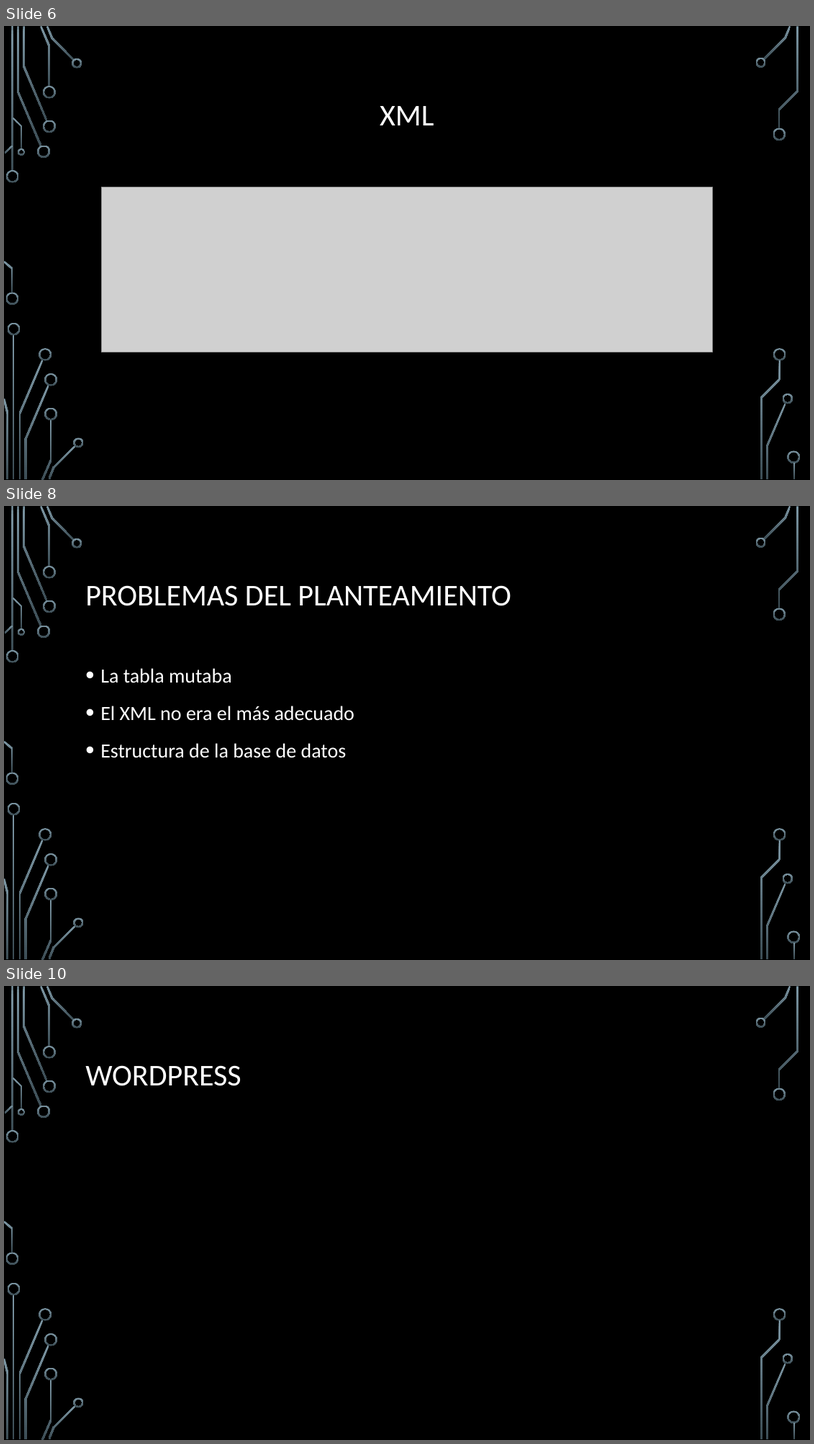
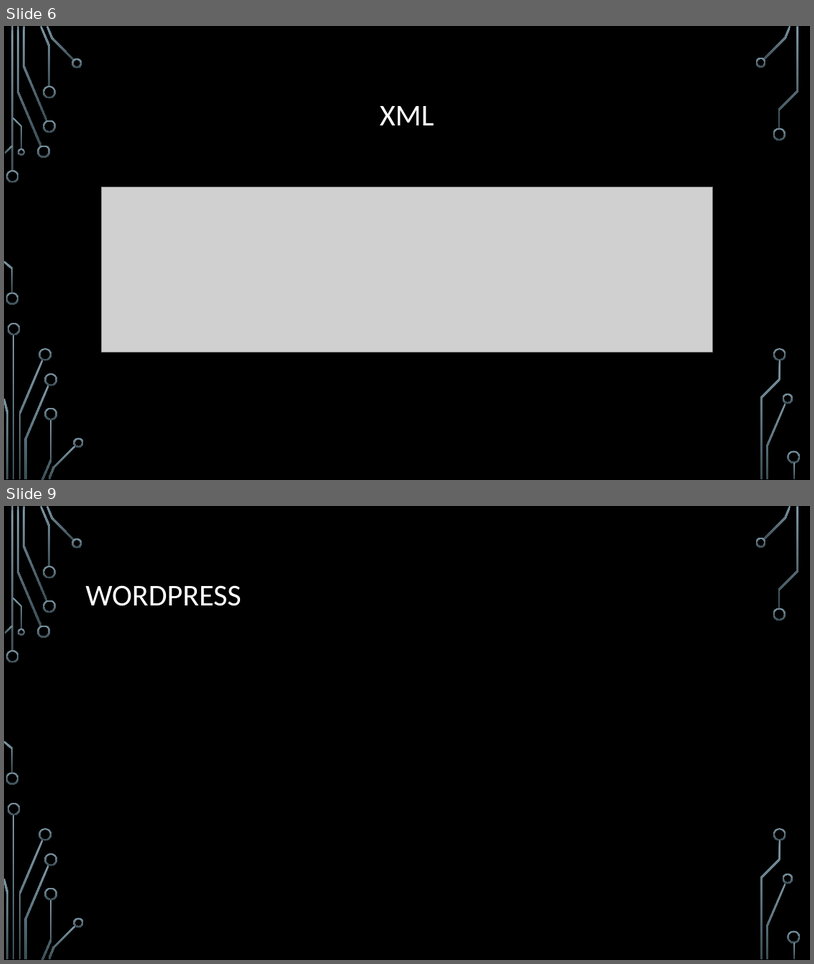
Before and after one commit to UDA-Corporation/UDA_app, a slide deck: Documentacion/Presentación/Presentación de la aplicación.pptx. Shown one above the other, each under a label of ours: slides 6, 8 and 10 before the commit, slides 6 and 9 after it; the slides between them are not shown. The pictures are 814x1444 and 814x964 pixels, drawn with LibreOffice and Linux fonts; fonts in the diff are those of the drawing; grey boxes stand for pictures; background and template pictures are left out. Boxes give left, top, right and bottom in pixels: in the first picture for what was removed or moved away, otherwise in the second. Text is boxed around its words. In the diff, an @@ line names an element or a change of style, - is before the commit and + after.

```diff
--- a/Documentacion/Presentación/Presentación de la aplicación.pptx
+++ b/Documentacion/Presentación/Presentación de la aplicación.pptx
@@ slide 8 removed at (4, 506, 810, 960), background picture (left out); not listed: 36 template elements that a slide beside it also shows @@
@@ title removed at (85, 585, 512, 606) @@
-PROBLEMAS DEL PLANTEAMIENTO
@@ text removed at (100, 668, 355, 758) @@
-• La tabla mutaba
-• El XML no era el más adecuado
-• Estructura de la base de datos
@@ what was slide 10 is now slide 9 @@
```
Also in this commit, not shown: 2 slides changed.
